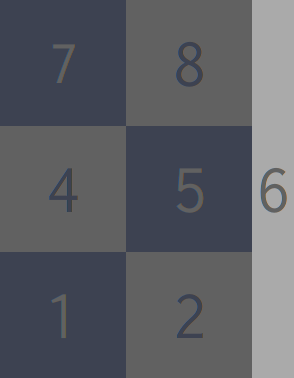
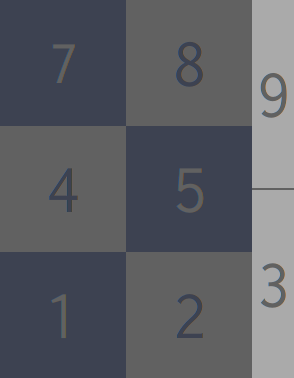
Before/after of a 294px x 378px layered artwork. What changed in the layer stack:
renamed "6" to "3", moved it above "4", painted on it over (260, 167, 288, 308)
added layer "9" in group "Num" over (260, 73, 287, 118)
painted on "Background" over (252, 188, 294, 190)
